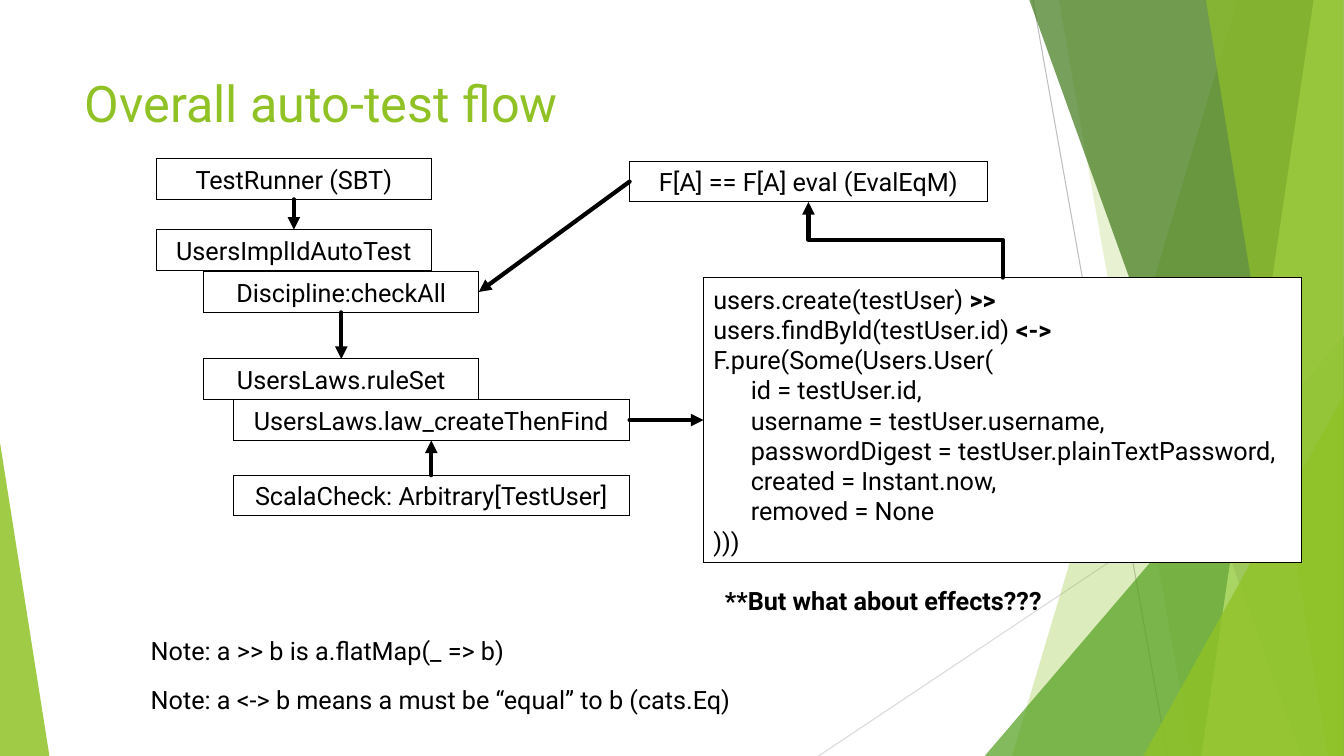
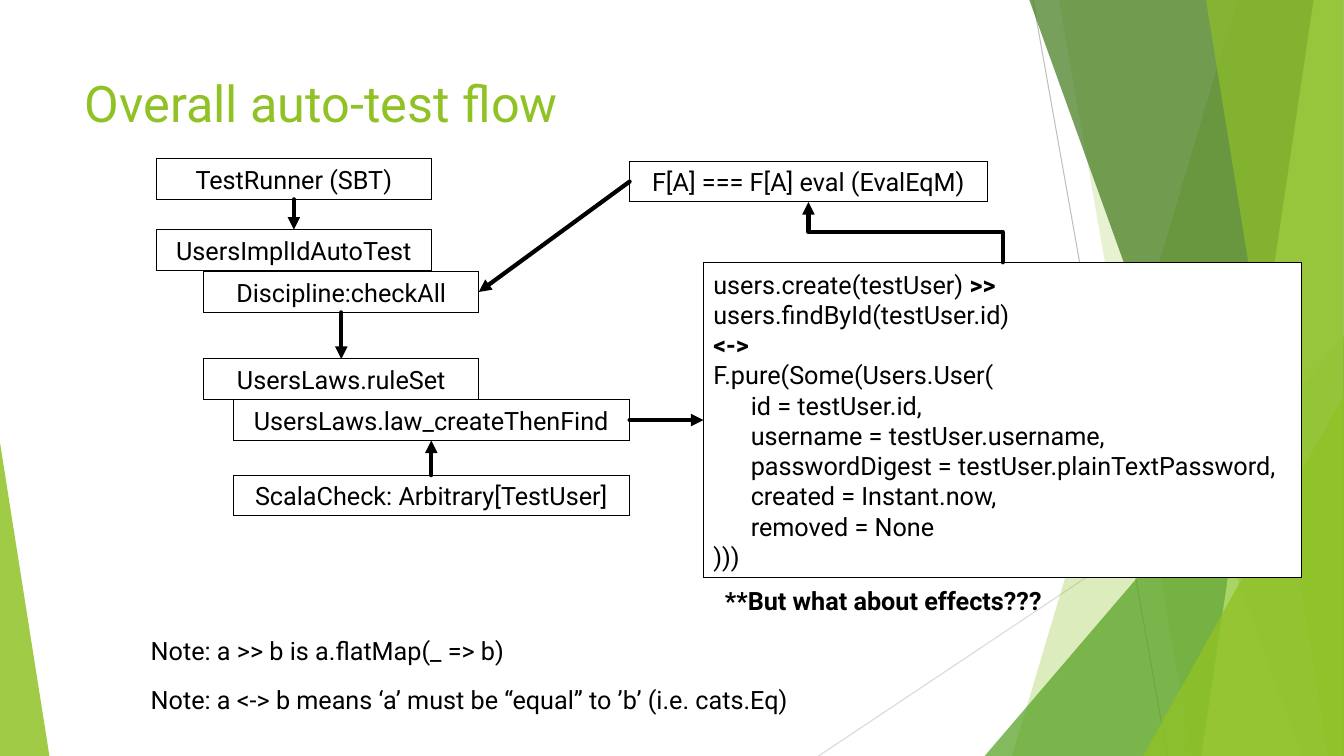
Before and after one commit to lancegatlin/tagless-final-autotest-talk-19feb19, a slide deck: slide 15 of tagless-final-autotest-19Feb19.pptx (slide 13 before the commit). Drawn at 1344x756 pixels with LibreOffice and Linux fonts; fonts in the diff are those of the drawing. Boxes give left, top, right and bottom in pixels: in the first picture for what was removed or moved away, otherwise in the second. Text is boxed around its words. In the diff, an @@ line names an element or a change of style, - is before the commit and + after.

```diff
--- a/tagless-final-autotest-19Feb19.pptx
+++ b/tagless-final-autotest-19Feb19.pptx
@@ text in rectangle at [652,170,965,197]: text changed @@
-F[A] == F[A] eval (EvalEqM)
+F[A] === F[A] eval (EvalEqM)
@@ elbow arrow moved from (1003, 277) - (809, 202) to (1003, 262) - (809, 202) @@
@@ rectangle "users.create(testUser) >>": place and size @@
-rectangle "users.create(testUser) >>" at [704,277,1303,563]
+rectangle "users.create(testUser) >>" at [704,262,1303,578]
@@ text in rectangle at [713,304,1009,330]: text changed @@
-users.findById(testUser.id) <->
+users.findById(testUser.id)
+<->
@@ text at [151,689,787,715]: text changed @@
-Note: a <-> b means a must be “equal” to b (cats.Eq)
+Note: a <-> b means ‘a’ must be “equal” to ’b’ (i.e. cats.Eq)
```
Also in this commit, not shown: 11 other slides changed, 3 slides added.
